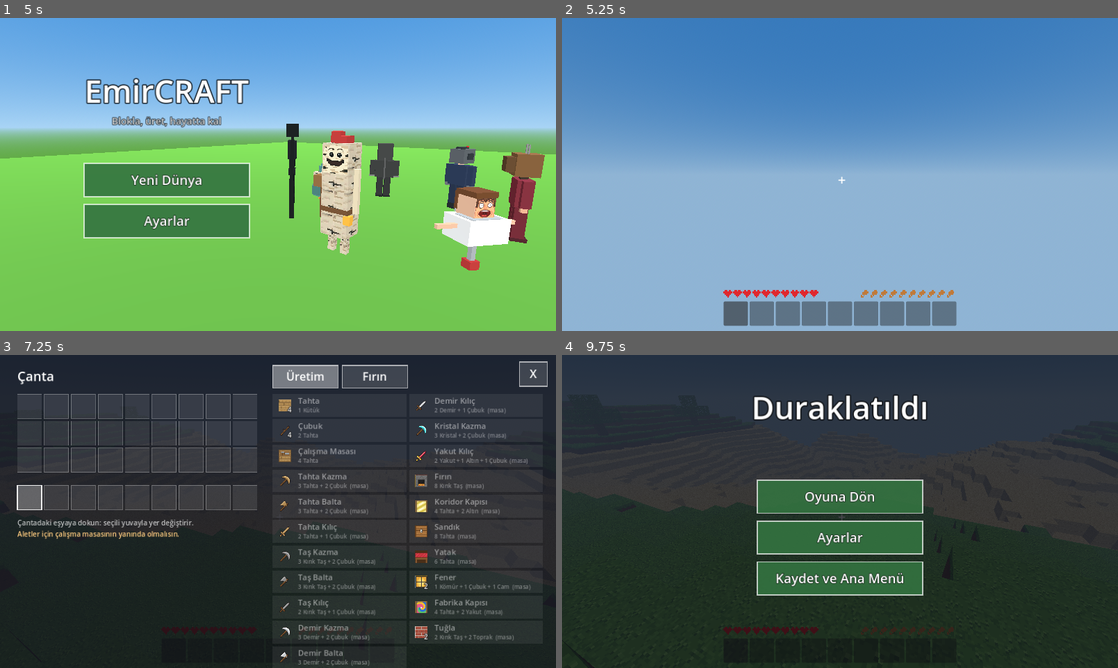
Above: before the commit, frames 1-4 (two rows, left to right).
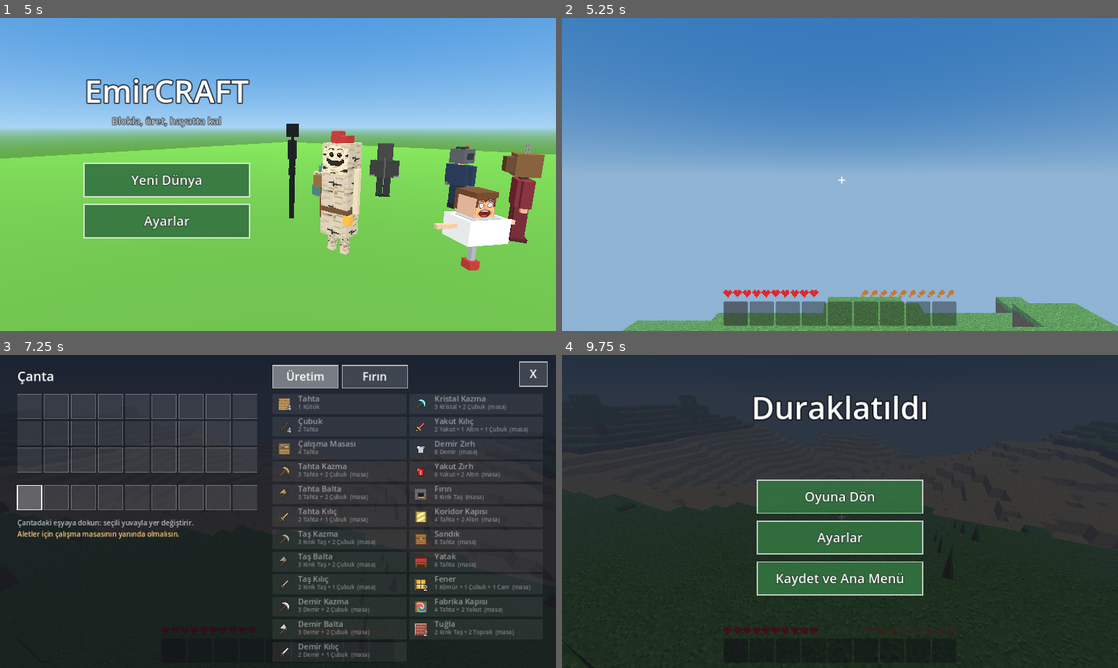
Above: after the commit, the same moments.

Repository: exposhoes/test-project
Game: Godot game, scene res://scenes/menu.tscn
Same seed, same stepped clock (60 frames per second), same inputs: the game is played once before the commit and once after it.
Inputs (mouse positions are in pixels of both pictures, inside the frame that each line leads up to):
- Up to frame 1 (5 s): tap Enter at 0.5 s; move the mouse to (250, 237) at 0.52 s; hold W 0.53-1.25 s; tap E at 0.6, 3.6 s; click (250, 237) at 0.67 s; tap Space at 0.77, 3.77 s; drag from (444, 221) to (250, 237) at 1.27 s; move the mouse to (111, 127) at 2.02 s; hold A 2.03-2.75 s; tap 1 at 2.1 s; drag from (305, 174) to (111, 127) at 2.77 s; move the mouse to (194, 96) at 3.52 s; hold S 3.53-4.25 s; drag from (400, 158) to (194, 96) at 4.27 s
- Up to frame 2 (5.25 s): move the mouse to (728, 190) at 5.02 s; hold W from 5.03 s (still down); tap 1 at 5.1 s; click (728, 190) at 5.17 s
- Up to frame 3 (7.25 s): release W at 5.75 s; drag from (333, 442) to (166, 527) at 5.77 s; move the mouse to (272, 517) at 6.52 s; hold W (move_forward) from 6.53 s (still down); tap 1 at 6.6 s; tap Space (jump) at 6.77 s; tap E (inventory) at 7.15 s
- Up to frame 4 (9.75 s): release W (move_forward) at 7.25 s; drag from (1006, 558) to (812, 574) at 7.27 s; tap Space (jump) at 8, 9.5 s; move the mouse to (673, 464) at 8.02 s; press the mouse at (673, 464) at 8.03 s; hold S (move_back) 8.03-8.75 s; release the mouse at (673, 464) at 8.75 s; tap Enter at 8.75 s; drag from (867, 511) to (673, 464) at 8.77 s; move the mouse to (756, 433) at 9.52 s; hold W (move_forward) from 9.53 s (still down); tap P at 9.6 s; click (756, 433) at 9.67 s

Frame 1 is identical in both runs. In frame 2, 6.0% of the frame differs, in the area x 10-100%, y 89-100%; in frame 3, 6.4%, in the area x 50-95%, y 12-100%; in frame 4, nothing differs.

Commit message:
feat: demir ve yakut zırh
Çantadaki en iyi zırh yaratık hasarını azaltır ve her vuruşta aşınır;
üretim listesi ekrana sığacak şekilde satır yüksekliğini ayarlar.

Task: docs/PLAN.md madde 5d

Co-Authored-By: Claude Opus 5.5 (1M context) <noreply@anthropic.com>
Claude-Session: https://claude.ai/code/session_01KRhNwPxmVH81aTY9jHD8HA

Diff:
--- a/scripts/items/items.gd
+++ b/scripts/items/items.gd
@@ -25,6 +25,8 @@
 const STONE_SWORD := 1031
 const IRON_SWORD := 1032
 const RUBY_SWORD := 1033
+const IRON_ARMOR := 1040
+const RUBY_ARMOR := 1041
 
 const MAX_STACK := 64
 const ICON_DIR := "res://assets/textures/items/"
@@ -39,6 +41,7 @@
 const PICK := ["_hhhhh__", "h__s__h_", "___s____", "___s____", "___s____", "___s____", "___s____", "________"]
 const AXE := ["__shh___", "__shhh__", "__shh___", "__s_____", "__s_____", "__s_____", "__s_____", "________"]
 const SWORD := ["___h____", "___h____", "___h____", "___h____", "___h____", "_gggg___", "___s____", "___s____"]
+const ARMOR := ["________", "hh_ww_hh", "hhhhhhhh", "_hhhhhh_", "_hhdhhh_", "_hhdhhh_", "_hhhhhh_", "________"]
 const INGOT := ["________", "________", "__hhhh__", "_hhhhhh_", "hhhhhhd_", "_dddddd_", "________", "________"]
 const NUGGET := ["________", "________", "__hh____", "_hhwhh__", "_hhhhhh_", "__hhhdd_", "___ddd__", "________"]
 const GEM := ["________", "__hhh___", "_hhhhh__", "hhwhhhh_", "_hhhhd__", "__hhd___", "___d____", "________"]
@@ -71,6 +74,9 @@
 	STONE_SWORD: {"uses": 130, "name": "Taş Kılıç", "icon": "item_sword_stone", "damage": 3, "stack": 1, "colors": {"h": STONE, "g": HANDLE, "s": HANDLE}, "pattern": SWORD},
 	IRON_SWORD: {"uses": 250, "name": "Demir Kılıç", "icon": "item_sword_iron", "damage": 4, "stack": 1, "colors": {"h": IRONC, "g": HANDLE, "s": HANDLE}, "pattern": SWORD},
 	RUBY_SWORD: {"uses": 800, "name": "Yakut Kılıç", "icon": "item_sword_ruby", "damage": 6, "stack": 1, "colors": {"h": Color("d8263f"), "g": Color("f2cf3c"), "s": HANDLE}, "pattern": SWORD},
+	# "armor": yaratık vuruşundan azaltılan pay. Çantada olması yeter; her vuruşta bir hak harcar.
+	IRON_ARMOR: {"uses": 200, "name": "Demir Zırh", "icon": "item_armor_iron", "armor": 0.4, "stack": 1, "colors": {"h": IRONC, "w": Color.WHITE}, "pattern": ARMOR},
+	RUBY_ARMOR: {"uses": 500, "name": "Yakut Zırh", "icon": "item_armor_ruby", "armor": 0.6, "stack": 1, "colors": {"h": Color("d8263f"), "w": Color("f2cf3c")}, "pattern": ARMOR},
 }
 
 ## Kırılınca bırakılan eşya; -1 hiçbir şey bırakmaz. Listede olmayan blok kendini bırakır.
@@ -128,6 +134,8 @@
 	{"out": IRON_SWORD, "count": 1, "in": {IRON: 2, STICK: 1}, "table": true},
 	{"out": CRYSTAL_PICKAXE, "count": 1, "in": {CRYSTAL: 3, STICK: 2}, "table": true},
 	{"out": RUBY_SWORD, "count": 1, "in": {RUBY: 2, GOLD: 1, STICK: 1}, "table": true},
+	{"out": IRON_ARMOR, "count": 1, "in": {IRON: 8}, "table": true},
+	{"out": RUBY_ARMOR, "count": 1, "in": {RUBY: 6, GOLD: 2}, "table": true},
 	{"out": Blocks.FURNACE, "count": 1, "in": {Blocks.COBBLESTONE: 8}, "table": true},
 	{"out": Blocks.HALLS_PORTAL, "count": 1, "in": {Blocks.PLANKS: 4, GOLD: 2}, "table": true},
 	{"out": Blocks.CHEST, "count": 1, "in": {Blocks.PLANKS: 8}, "table": true},
@@ -181,6 +189,11 @@
 ## Aletin toplam kullanım hakkı; alet değilse 0.
 static func max_uses(id: int) -> int:
 	return DEFS[id].get("uses", 0) if DEFS.has(id) else 0
+
+
+## Zırhın azalttığı hasar payı (0: zırh değil).
+static func armor_value(id: int) -> float:
+	return DEFS[id].get("armor", 0.0) if DEFS.has(id) else 0.0
 
 
 static func attack_bonus(id: int) -> int:
--- a/scripts/player/inventory.gd
+++ b/scripts/player/inventory.gd
@@ -174,3 +174,12 @@
 		if count_of(id) >= recipe["in"].get(id, 0) + 1:
 			return id
 	return -1
+
+
+## En iyi zırhın yuvası (yoksa -1).
+func best_armor_slot() -> int:
+	var best := -1
+	for i in slots.size():
+		if not slots[i].is_empty() and Items.armor_value(slots[i]["id"]) > (Items.armor_value(slots[best]["id"]) if best >= 0 else 0.0):
+			best = i
+	return best
--- a/scripts/player/player.gd
+++ b/scripts/player/player.gd
@@ -313,6 +313,7 @@
 func hurt(amount: int, from: Vector3) -> void:
 	if survival.dead:
 		return
+	amount = armored_damage(amount)
 	survival.take_damage(amount)
 	Sfx.play("hurt")
 	var away := global_position - from
@@ -463,6 +464,19 @@
 	_spawned = true
 
 
+## Çantadaki en iyi zırh hasarı azaltır ve bir hak harcar; biterse kırılır.
+func armored_damage(amount: int) -> int:
+	var slot := inventory.best_armor_slot()
+	if slot < 0 or amount <= 0:
+		return amount
+	var id := inventory.item_at(slot)
+	var reduced := roundi(amount * (1.0 - Items.armor_value(id)))
+	if inventory.wear(slot):
+		Sfx.play("tool_break")
+		_toast("%s kırıldı!" % Items.display_name(id))
+	return reduced
+
+
 ## Yatak hâlâ yerinde mi ve yeryüzünde miyiz.
 func has_bed() -> bool:
 	if bed_position == Vector3.INF or world == null or world.dimension != Dimension.OVERWORLD:
--- a/scripts/ui/hud.gd
+++ b/scripts/ui/hud.gd
@@ -83,6 +83,7 @@
 	root.add_child(_name_label)
 
 	_status.survival = player.survival
+	_status.inventory = player.inventory
 	root.add_child(_status)
 	_status.set_anchors_and_offsets_preset(Control.PRESET_CENTER_BOTTOM)
 	_status.grow_horizontal = Control.GROW_DIRECTION_BOTH
--- a/scripts/ui/inventory_screen.gd
+++ b/scripts/ui/inventory_screen.gd
@@ -57,10 +57,12 @@
 	var x0 := origin.x + 9 * (SLOT + GAP) + 30
 	var col_w := (size.x - x0 - 30 - GAP) / 2.0
 	var rows := ceili(Items.RECIPES.size() / 2.0)
+	# Tarif sayısı arttıkça satırlar ekrana sığacak kadar incelir.
+	var row_h := minf(ROW_H, (size.y - origin.y - 8) / rows - GAP)
 	for r in recipes().size():
 		var col := r / rows
 		var row := r % rows
-		_recipe_rects.append(Rect2(Vector2(x0 + col * (col_w + GAP), origin.y + row * (ROW_H + GAP)), Vector2(col_w, ROW_H)))
+		_recipe_rects.append(Rect2(Vector2(x0 + col * (col_w + GAP), origin.y + row * (row_h + GAP)), Vector2(col_w, row_h)))
 	_chest_rects.clear()
 	if chest:
 		for i in chest.slots.size():
@@ -113,10 +115,12 @@
 		var rect := _recipe_rects[r]
 		var ok := _can_craft(recipe)
 		draw_rect(rect, Color(0.3, 0.55, 0.3, 0.45) if ok else Color(1, 1, 1, 0.07))
-		var icon_rect := Rect2(rect.position + Vector2(8, 6), Vector2(40, 40))
+		var icon_side := minf(40.0, rect.size.y - 8)
+		var icon_rect := Rect2(rect.position + Vector2(8, (rect.size.y - icon_side) / 2.0), Vector2(icon_side, icon_side))
 		_draw_item(icon_rect, recipe["out"], recipe["count"], font)
 		var alpha := 1.0 if ok else 0.5
-		draw_string(font, rect.position + Vector2(58, 22), Items.display_name(recipe["out"]), HORIZONTAL_ALIGNMENT_LEFT, rect.size.x - 64, 18, Color(1, 1, 1, alpha))
+		var line2 := rect.size.y - 8
+		draw_string(font, rect.position + Vector2(58, line2 * 0.45), Items.display_name(recipe["out"]), HORIZONTAL_ALIGNMENT_LEFT, rect.size.x - 64, 18, Color(1, 1, 1, alpha))
 		var parts := PackedStringArray()
 		for id in recipe["in"]:
 			parts.append("%d %s" % [recipe["in"][id], Items.display_name(id)])
@@ -125,7 +129,7 @@
 			needs += "  (masa)"
 		elif tab == 1:
 			needs += " + yakıt"
-		draw_string(font, rect.position + Vector2(58, 42), needs, HORIZONTAL_ALIGNMENT_LEFT, rect.size.x - 64, 13, Color(1, 1, 1, alpha * 0.8))
+		draw_string(font, rect.position + Vector2(58, line2 * 0.9), needs, HORIZONTAL_ALIGNMENT_LEFT, rect.size.x - 64, 13, Color(1, 1, 1, alpha * 0.8))
 
 
 ## Sandık açıkken: solda çanta, sağda sandık. Dokunulan yığın karşı tarafa geçer.
--- a/scripts/ui/status_bar.gd
+++ b/scripts/ui/status_bar.gd
@@ -12,6 +12,8 @@
 const DRUMSTICK := ["___##__", "__####_", "_#####_", "_####__", "#_#____", "##_____"]
 
 var survival: Survival
+## Verilirse çantadaki en iyi zırh kalplerin üstünde küçük ikon ve aşınma çubuğuyla gösterilir.
+var inventory: Inventory
 
 var _heart_tex: Texture2D
 var _food_tex: Texture2D
@@ -25,6 +27,8 @@
 	if ResourceLoader.exists(UI_DIR + "ui_drumstick.png"):
 		_food_tex = load(UI_DIR + "ui_drumstick.png")
 	survival.changed.connect(queue_redraw)
+	if inventory:
+		inventory.changed.connect(queue_redraw)
 
 
 func _draw() -> void:
@@ -34,6 +38,14 @@
 		var food_pos := Vector2(size.x - (i + 1) * (ICON + GAP), 0)
 		_draw_icon(heart_pos, _heart_tex, HEART, Color("e0282e"), survival.health - i * 2)
 		_draw_icon(food_pos, _food_tex, DRUMSTICK, Color("c07a3a"), survival.hunger - i * 2)
+	var slot := inventory.best_armor_slot() if inventory else -1
+	if slot >= 0:
+		var id := inventory.item_at(slot)
+		var r := Rect2(Vector2(0, -ICON * 1.4 - 4), Vector2(ICON * 1.4, ICON * 1.4))
+		draw_texture_rect(Items.item_icon(id), r, false)
+		var frac := float(inventory.uses_at(slot)) / Items.max_uses(id)
+		draw_rect(Rect2(r.end.x + 4, r.position.y + r.size.y / 2.0 - 3, 60, 6), Color(0, 0, 0, 0.5))
+		draw_rect(Rect2(r.end.x + 4, r.position.y + r.size.y / 2.0 - 3, 60 * frac, 6), Hud.wear_color(frac))
 
 
 ## fill: 2 dolu, 1 yarım, 0 ve altı boş.
--- a/tests/smoke_test.gd
+++ b/tests/smoke_test.gd
@@ -408,6 +408,12 @@
 	_check(not player.has_bed(), "yatak kırılınca doğma noktası silinmeli")
 	for i in 5:
 		await process_frame
+	# Zırh: çantada olması hasarı azaltır ve hak harcar.
+	inv.add(Items.IRON_ARMOR)
+	var armor_slot := inv.best_armor_slot()
+	_check(armor_slot >= 0 and player.armored_damage(5) == 3 and inv.uses_at(armor_slot) == Items.max_uses(Items.IRON_ARMOR) - 1, "demir zırh hasarı %40 azaltmalı")
+	inv.add(Items.RUBY_ARMOR)
+	_check(inv.item_at(inv.best_armor_slot()) == Items.RUBY_ARMOR and player.armored_damage(5) == 2, "en iyi zırh kullanılmalı")
 	# Sandık: eşya konur, alınır, kırılınca içindekiler yere saçılır.
 	var chest_cell := Vector3i(player.global_position.floor()) + Vector3i(-2, 0, 0)
 	world.set_block(chest_cell, Blocks.CHEST)
Binary file added: assets/textures/items/item_armor_iron.png
Not shown, added: assets/textures/items/item_armor_iron.png.import
Binary file added: assets/textures/items/item_armor_ruby.png
Not shown, added: assets/textures/items/item_armor_ruby.png.import
Binary file added: production/qa/evidence/uretim_25.png
Binary file added: production/qa/evidence/zirh_hud.png
Not shown, changed: docs/PLAN.md
Not shown, changed: tools/art/draw_items.py
